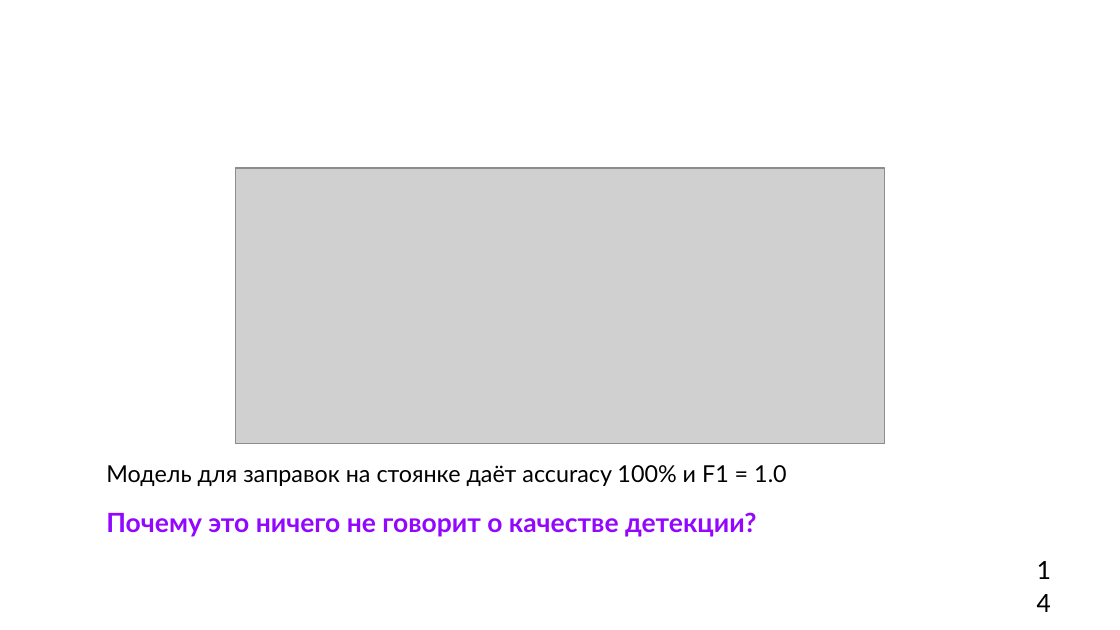
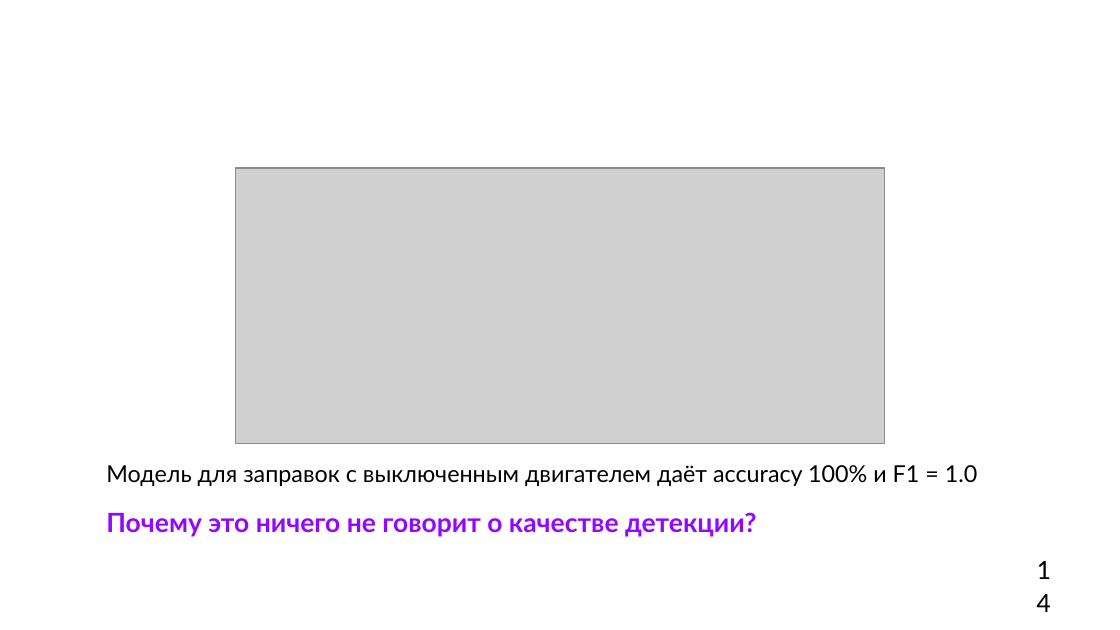
Before and after one commit to hehehelp123/fuel-refuel-lab, a slide deck: slide 14 of Лаба_заправки.pptx. Drawn at 1120x630 pixels with LibreOffice and Linux fonts; fonts in the diff are those of the drawing; grey boxes stand for pictures; background and template pictures are left out. Boxes give left, top, right and bottom in pixels: in the first picture for what was removed or moved away, otherwise in the second. Text is boxed around its words. In the diff, an @@ line names an element or a change of style, - is before the commit and + after.

Commit message:
Терминология классов: заправки с включённым и выключенным двигателем

```diff
--- a/Лаба_заправки.pptx
+++ b/Лаба_заправки.pptx
@@ text at [106,465,978,486]: text changed @@
-Модель для заправок на стоянке даёт accuracy 100% и F1 = 1.0
+Модель для заправок с выключенным двигателем даёт accuracy 100% и F1 = 1.0
```
Also in this commit, not shown: 4 other slides changed, 11 other files.
